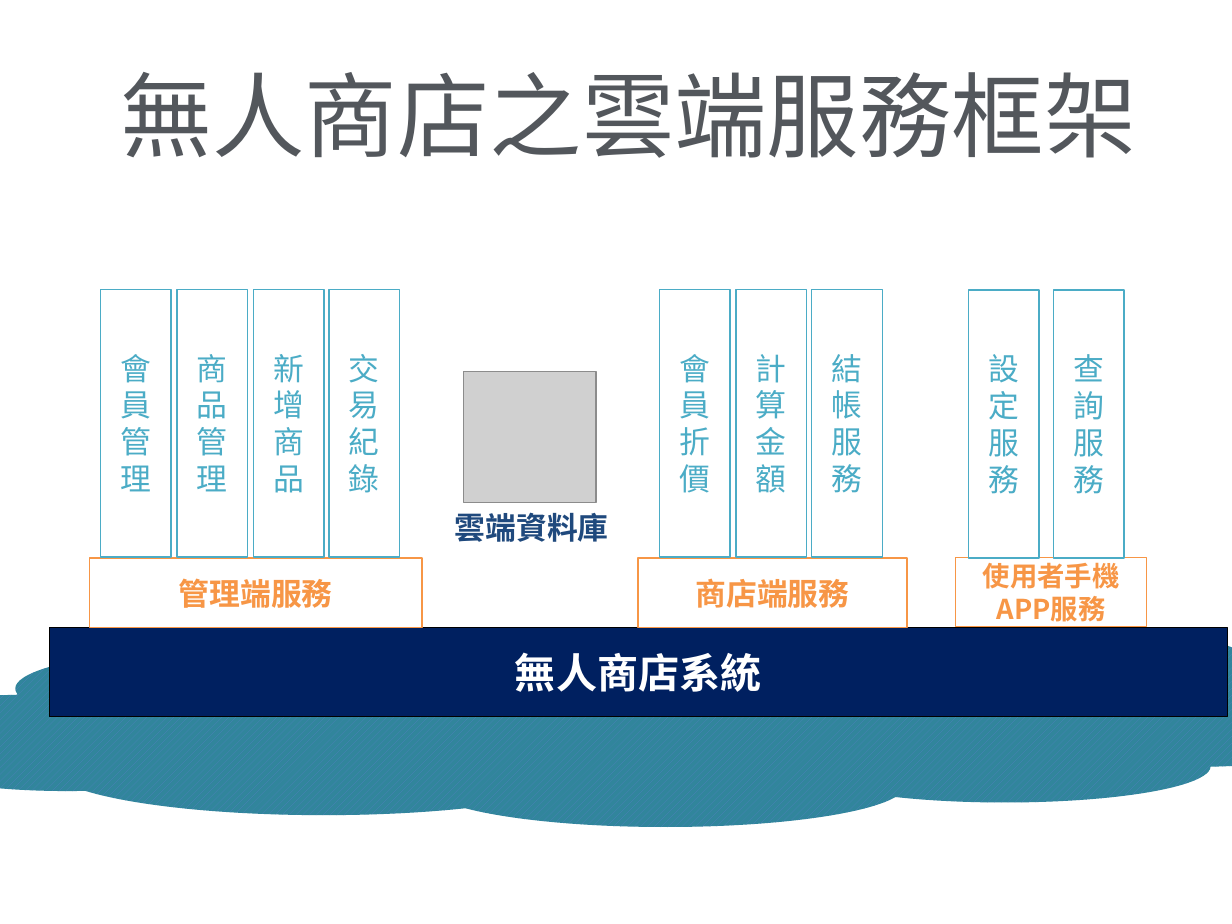
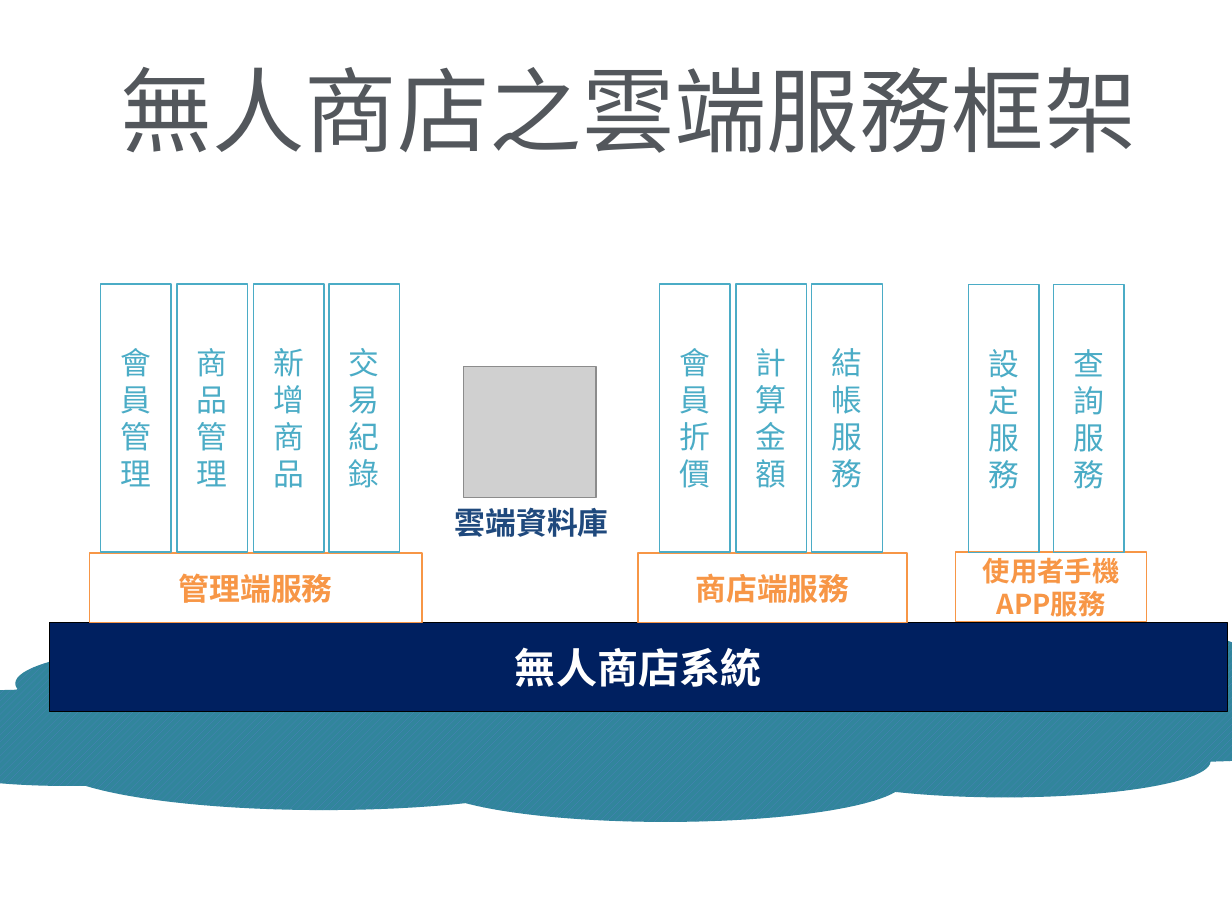
Before and after one commit to QINGSHURUNINDEXINGMING/PccuHW, a slide deck: slide 1 of 三下/資訊系統專題/資訊系統專題/無人商店架構圖.pptx. Drawn at 1232x924 pixels with LibreOffice and Linux fonts; fonts in the diff are those of the drawing; grey boxes stand for pictures. Boxes give left, top, right and bottom in pixels: in the first picture for what was removed or moved away, otherwise in the second. Text is boxed around its words. In the diff, an @@ line names an element or a change of style, - is before the commit and + after.

```diff
--- a/三下/資訊系統專題/資訊系統專題/無人商店架構圖.pptx
+++ b/三下/資訊系統專題/資訊系統專題/無人商店架構圖.pptx
@@ 13 rectangles, 2 texts, 1 picture, 1 cloud: place and size @@
-13 rectangles, 2 texts, 1 picture, 1 cloud at [0,72,1232,827]
+13 rectangles, 2 texts, 1 picture, 1 cloud at [0,67,1232,822]
```
Also in this commit, not shown: 1 slide added, 11 other files.
